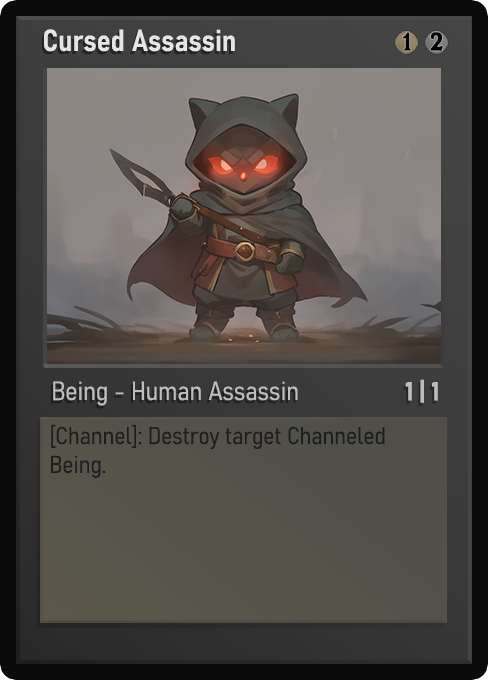
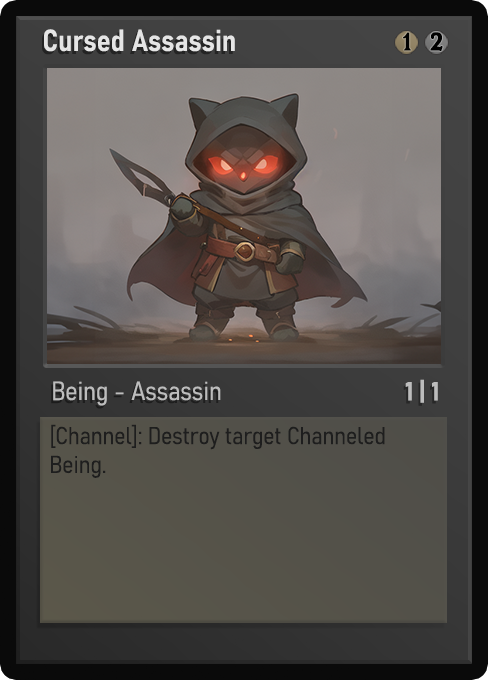
Two versions of the same layered image (488×680). Layer-by-layer changes:
painted on "Class" over [131, 381, 298, 401]
